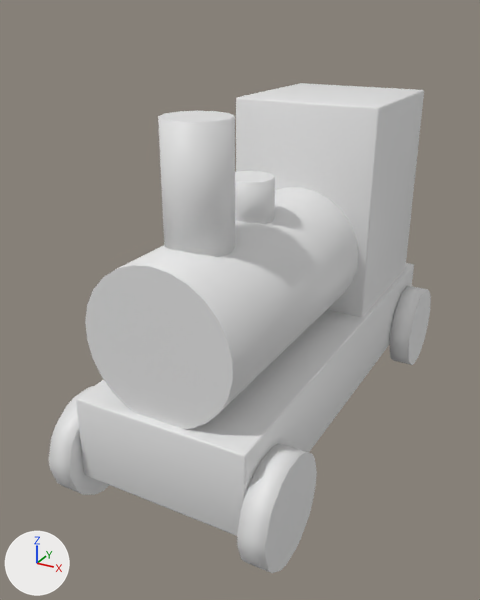
An edit to the FBX model Assets/Models/Scene/Train.fbx, drawn before and after from the same camera.
Both versions are drawn from a 50 mm camera at (1.52, -2.75, 2.22) aimed at (-0.14, 0.26, 0.71). The axes (+X, +Y, +Z) are drawn at lower left. The lights are the same throughout. Where no turn or scale is listed for an object, it has been applied to the vertices.
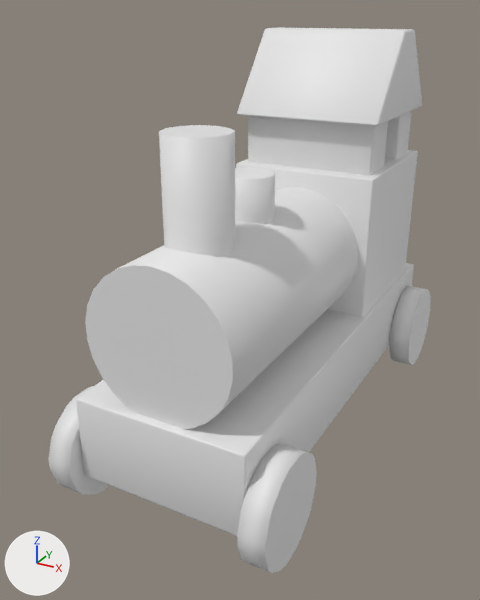
What changed in the scene script:
```text
Change me_cube_004:
    used by ob_cube; location = (0.0, 1.003, 0.897)
    remove me_cube_004.from_pydata(...)  # 56 vertices, 54 faces; spans x -0.431..0.431, y -0.272..0.645, z -0.431..0.849
    add me_cube_004.from_pydata(...)  # 40 vertices, 33 faces; spans x -0.431..0.431, y -0.272..0.645, z -0.431..0.47
    me_cube_004 part 1: the whole mesh is rebuilt
Add me_cube_009:
    me_cube_009.from_pydata(...)  # 56 vertices, 54 faces; spans x -0.431..0.431, y -0.264..0.637, z -0.431..0.032
Add me_cube_007:
    me_cube_007.from_pydata(...)  # 24 vertices, 12 faces; spans x -0.389..0.389, y 0.057..0.316, z -0.246..0.084
Change ob_cylinder_003:
    ob_cylinder_003.location: (0.0, -0.363, 1.335) -> (0.0, -0.363, 1.274)
Change ob_cylinder_002:
    ob_cylinder_002.location: (0.0, 0.106, 1.335) -> (0.0, 0.106, 1.352)
Add ob_cube_003:
    ob_cube_003 = bpy.data.objects.new('Cube.003', me_cube_009)
    ob_cube_003.location = (0.0, 1.003, 2.075)
Add ob_cube_001:
    ob_cube_001 = bpy.data.objects.new('Cube.001', me_cube_007)
    ob_cube_001.location = (0.0, 0.748, 1.588)
Add ob_cube_002:
    ob_cube_002 = bpy.data.objects.new('Cube.002', me_cube_007.copy())
    ob_cube_002.location = (0.0, 1.238, 1.588)
```

What differs and where, as boxes (x1, y1, x2, y2) in the pictures (480 x 600 px):
'Cube', reshaped: before (236, 83, 424, 317); after (236, 150, 418, 317)
'Cube.003', added: after (237, 27, 422, 126)
'Cylinder.003', moved: before (158, 111, 235, 257); after (159, 125, 235, 257)
'Cube.001', added: after (248, 116, 388, 175)
'Cylinder.002', moved: before (235, 171, 275, 224); after (235, 167, 275, 224)
'Cube.002', added: after (385, 111, 412, 159)
